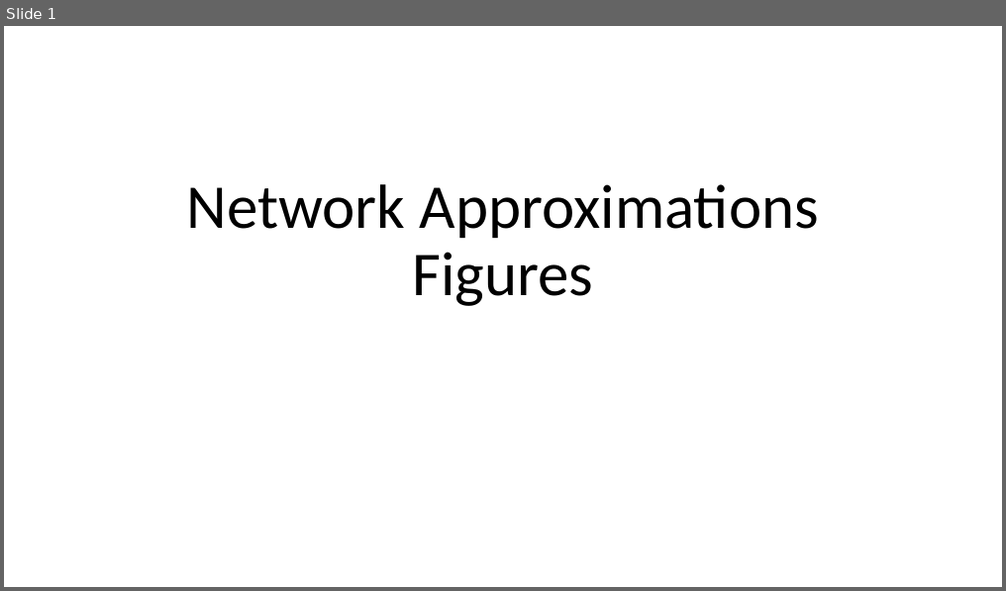
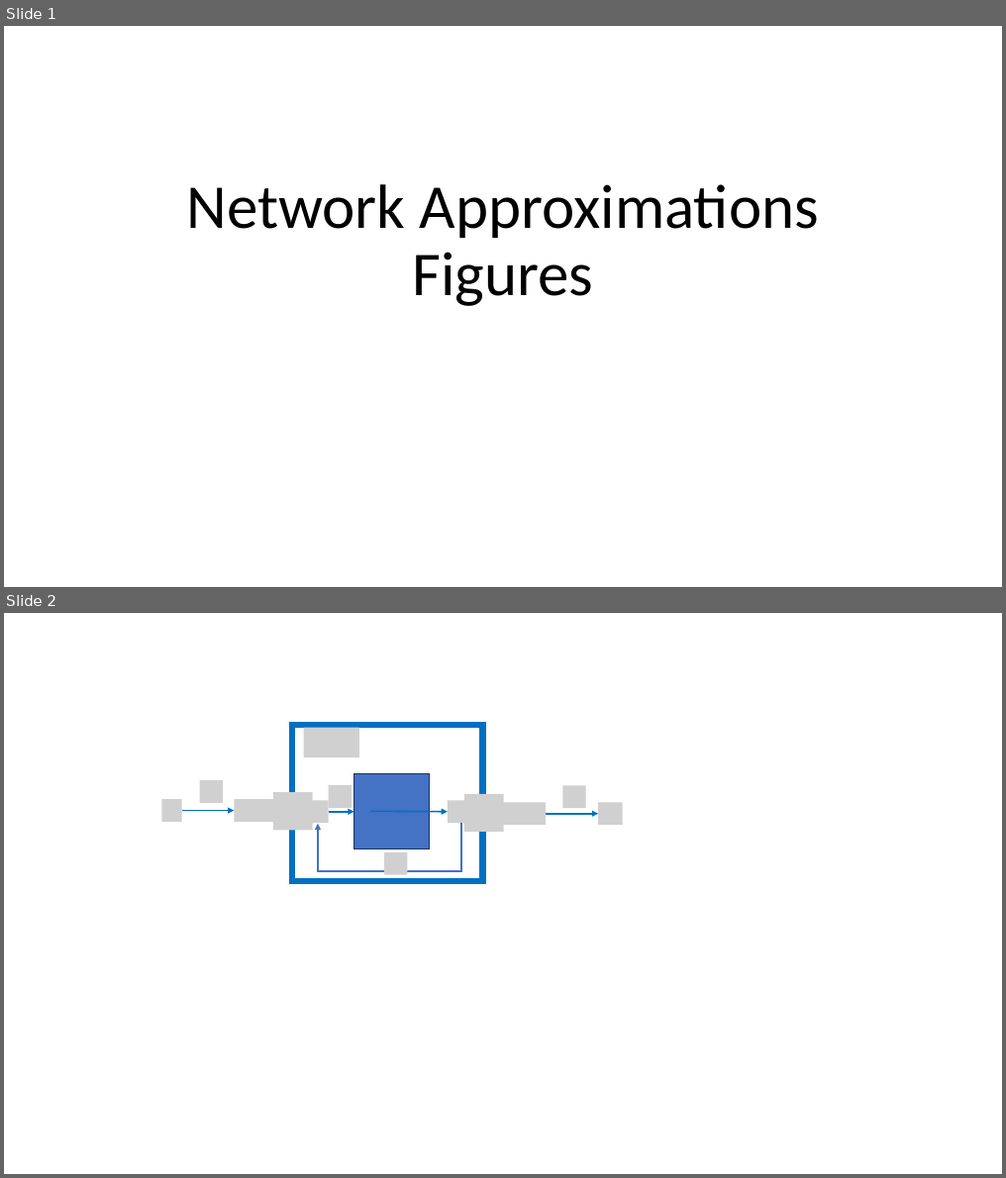
Before and after one commit to joseph-hellerstein/linear_reaction_networks, a slide deck: docs/figures.pptx. Shown one above the other, each under a label of ours: slide 1 before the commit, slides 1 and 2 after it. The pictures are 1006x591 and 1006x1178 pixels, drawn with LibreOffice and Linux fonts; fonts in the diff are those of the drawing; grey boxes stand for pictures. Boxes give left, top, right and bottom in pixels: in the first picture for what was removed or moved away, otherwise in the second. Text is boxed around its words. In the diff, an @@ line names an element or a change of style, - is before the commit and + after.

```diff
--- a/docs/figures.pptx
+++ b/docs/figures.pptx
@@ slide 2 added at box(4, 613, 1002, 1174), background #FFFFFF @@
@@ rectangle added at box(292, 725, 483, 881), outline #0070C0 6 pt @@
@@ picture added at box(303, 728, 359, 758) @@
@@ picture added at box(199, 780, 223, 803) @@
@@ picture added at box(328, 785, 351, 808) @@
@@ rectangle added at box(354, 774, 430, 850), fill #4472C4, outline #1E3256 1 pt @@
@@ picture added at box(562, 786, 586, 808) @@
@@ picture added at box(162, 799, 182, 822) @@
@@ arrow added from (182, 811) to (234, 811), #0070C0 1.5 pt @@
@@ picture added at box(234, 799, 275, 822) @@
@@ picture added at box(272, 792, 313, 830) @@
@@ picture added at box(307, 800, 329, 823) @@
@@ arrow added from (328, 812) to (354, 812), #0070C0 1.5 pt @@
@@ arrow added from (370, 811) to (448, 812), #0070C0 1.5 pt @@
@@ picture added at box(448, 800, 474, 823) @@
@@ picture added at box(464, 794, 504, 832) @@
@@ picture added at box(500, 802, 546, 825) @@
@@ arrow added from (546, 814) to (598, 814), #0070C0 1.5 pt @@
@@ picture added at box(598, 802, 623, 825) @@
@@ elbow arrow added from (461, 823) to (318, 823), #4472C4 1.5 pt @@
@@ picture added at box(384, 853, 408, 875) @@
```
Also in this commit, not shown: 1 slide removed, 2 other files.
